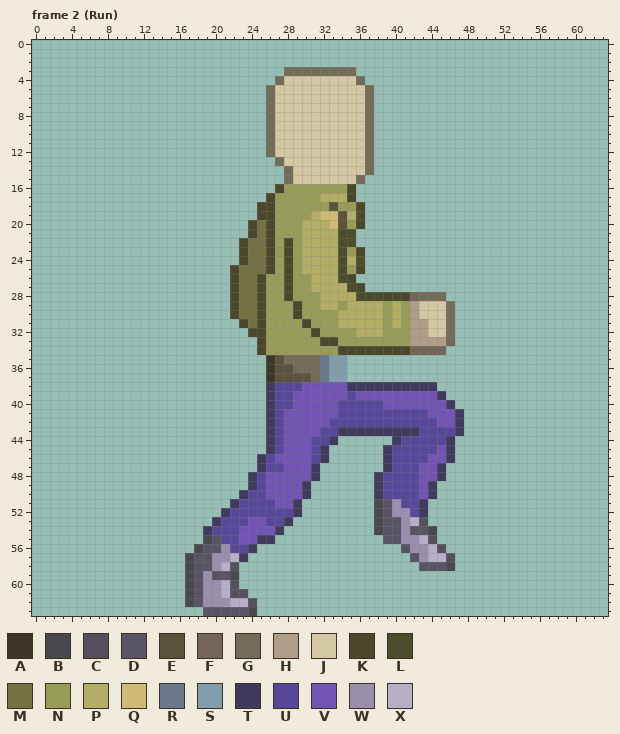
Two versions of one pixel-art file, Workfiles/newCharacter.aseprite. This is how it looked before the edit.
64x64 pixels, 13 frames. Colours within 5 levels of each other are drawn and written as one. Shown: frame 2 (Run). The commit also changed other frames, which this record leaves out.
Palette (. is transparent): A #3d3729  B #4a484f  C #54515c  D #595463  E #5c533d  F #736658  G #736c58  H #b09d87  J #d4c7a3  K #4a472a  L #4b4d2c  M #757143  N #989c59  P #b3ad66  Q #cfbb74  R #69788c  S #829ead  T #403a5c  U #574899  V #7154b3  W #9a90ad  X #b7afc7
After the commit:
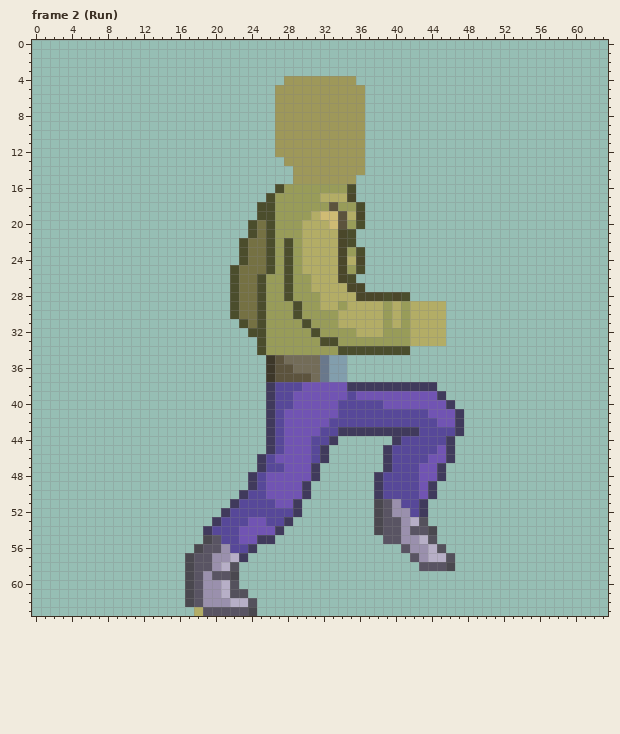
Edits made:
layer "newPosition" now shown
layer "Skin" now hidden
colour J: #d4c7a3 -> #9e985a
Frame 2 (Run):
y 3: x 28..35 GGGGGGGG -> ........
y 4: x 27 G -> .; x 36 G -> .
y 5..12: x 26 G -> .; x 37 G -> .
y 13: x 27 G -> .; x 37 G -> .
y 14: x 28 G -> .; x 37 G -> .
y 15: x 28 G -> .; x 36 G -> .
y 16: x 27 K -> L; x 35 K -> L
y 17: x 26 K -> L
y 18: x 25..26 KK -> LL; x 36 K -> L
y 19: x 25..26 KK -> LL; x 36 L -> K
y 20: x 24 K -> L; x 26 K -> L; x 36 K -> L
y 21: x 24 K -> L; x 26 K -> L; x 34 L -> K
y 22: x 23 K -> L; x 26 K -> L; x 28 K -> L; x 34 L -> K
y 23: x 23 K -> L; x 26 K -> L; x 28 K -> L; x 34 L -> K; x 36 K -> L
y 24: x 23 K -> L; x 26 K -> L; x 28 K -> L; x 34 L -> K; x 36 L -> K
y 25: x 22 K -> L; x 26 K -> L; x 28 K -> L; x 34 L -> K; x 36 K -> L
y 26: x 22 K -> L; x 25 K -> L; x 28 K -> L; x 34..35 LK -> KL
y 27: x 22 K -> L; x 25 K -> L; x 28 K -> L; x 35 L -> K
y 28: x 22 K -> L; x 25 K -> L; x 28 K -> L; x 36..45 LLLKLKFGGG -> KKKLKL....
y 29..30: x 22 K -> L; x 25 K -> L; x 29 K -> L; x 42..46 HJJJG -> PPPP.
y 31: x 23 K -> L; x 25 K -> L; x 30 K -> L; x 42..46 HHJJG -> PPPP.
y 32: x 24..25 KK -> LL; x 31 K -> L; x 42..46 HHJJG -> PPPP.
y 33: x 25 K -> L; x 32..33 KK -> LL; x 42..46 HHHHF -> PPPP.
y 34: x 25 K -> L; x 34..45 KKKKKKKKFFFF -> LLLLLLLL....
y 63: x 18 . -> P
Boxes around the changes in both pictures, in picture pixels (x1, y1, x2, y2):
changed: (230, 67, 455, 355)
added: (194, 607, 203, 616)
